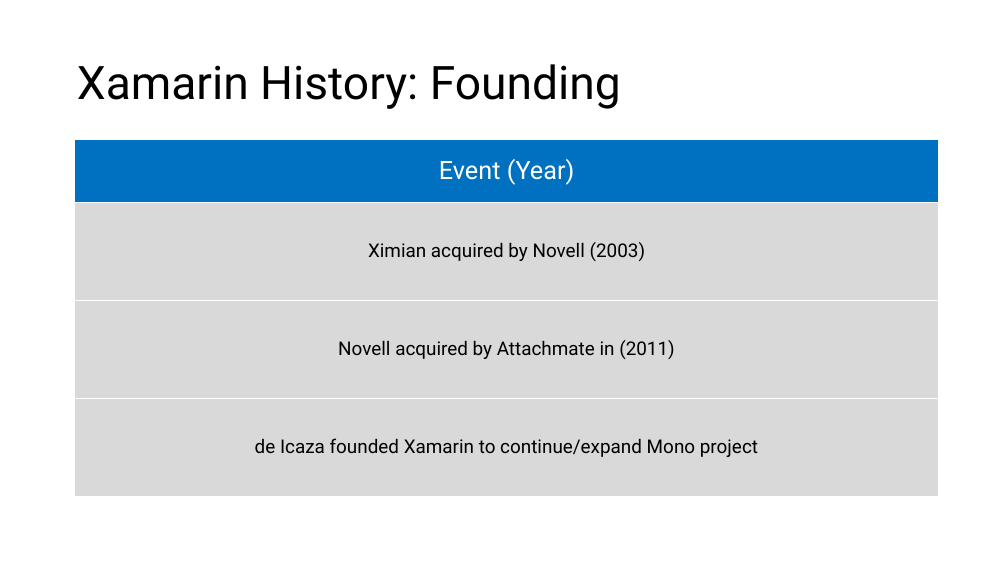
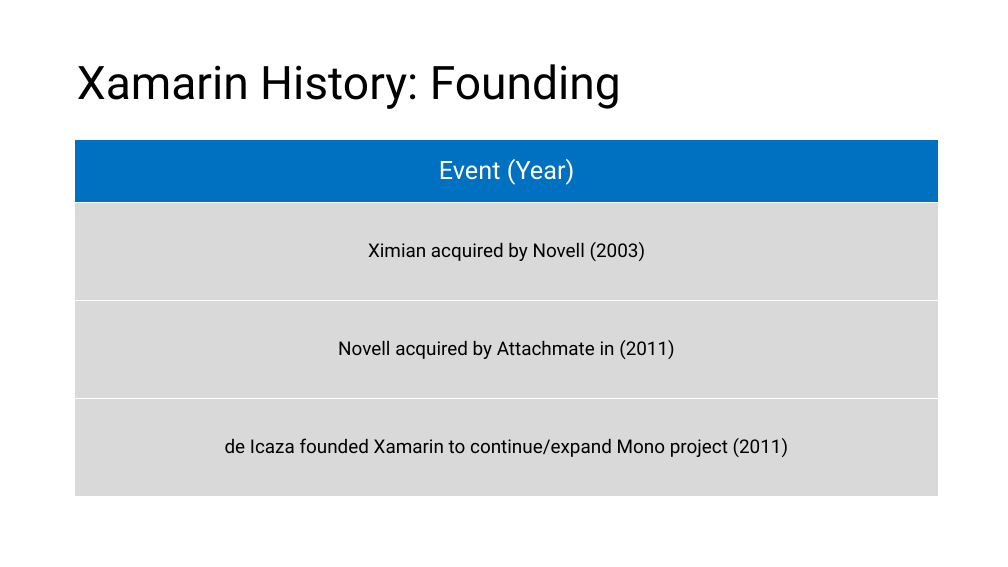
Before and after one commit to microsoft/AcademicContent, a slide deck: slide 8 of Instructor-Led/Module3/Lessons/Module3_Lesson2 Understanding Xamarin.pptx. Drawn at 1008x567 pixels with LibreOffice and Linux fonts; fonts in the diff are those of the drawing. Boxes give left, top, right and bottom in pixels: in the first picture for what was removed or moved away, otherwise in the second. Text is boxed around its words. In the diff, an @@ line names an element or a change of style, - is before the commit and + after.

```diff
--- a/Instructor-Led/Module3/Lessons/Module3_Lesson2 Understanding Xamarin.pptx
+++ b/Instructor-Led/Module3/Lessons/Module3_Lesson2 Understanding Xamarin.pptx
@@ table at [75, 140, 938, 497] @@
-row 4, column 1: de Icaza founded Xamarin to continue/expand Mono project
+row 4, column 1: de Icaza founded Xamarin to continue/expand Mono project (2011)
```
Also in this commit, not shown: 3 other slides changed, 1 slide added, 10 other files.
